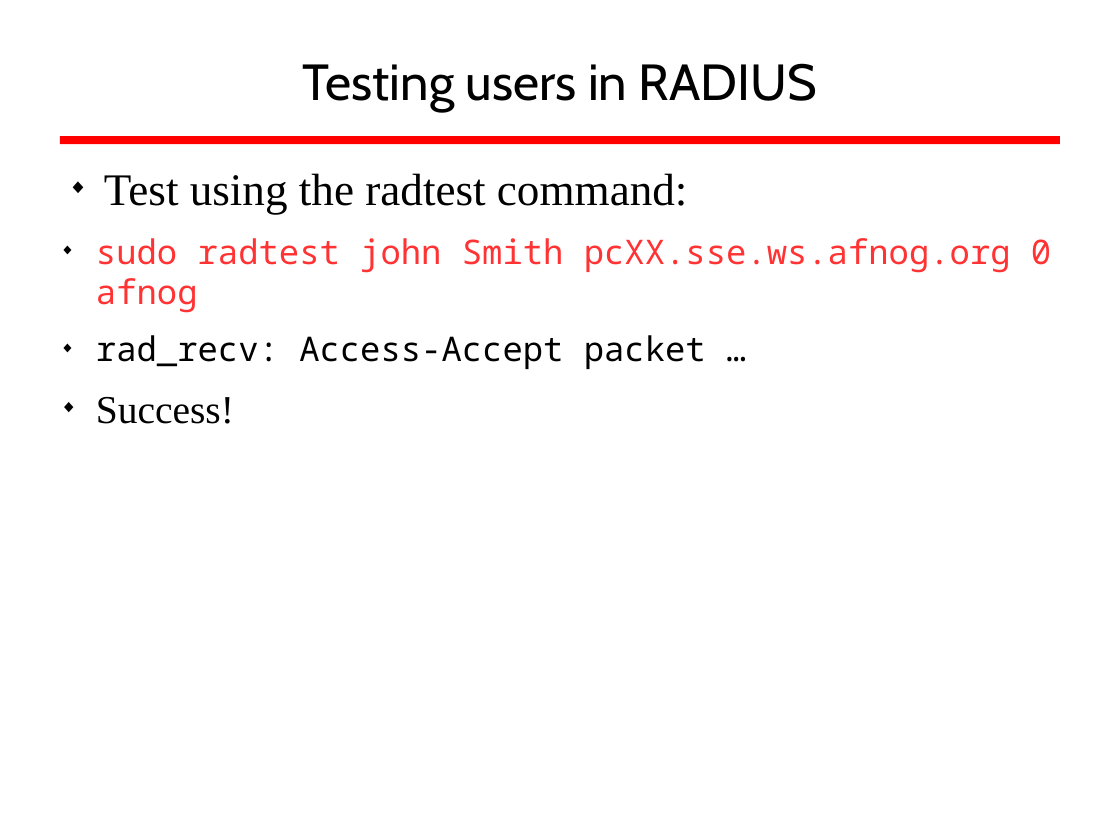
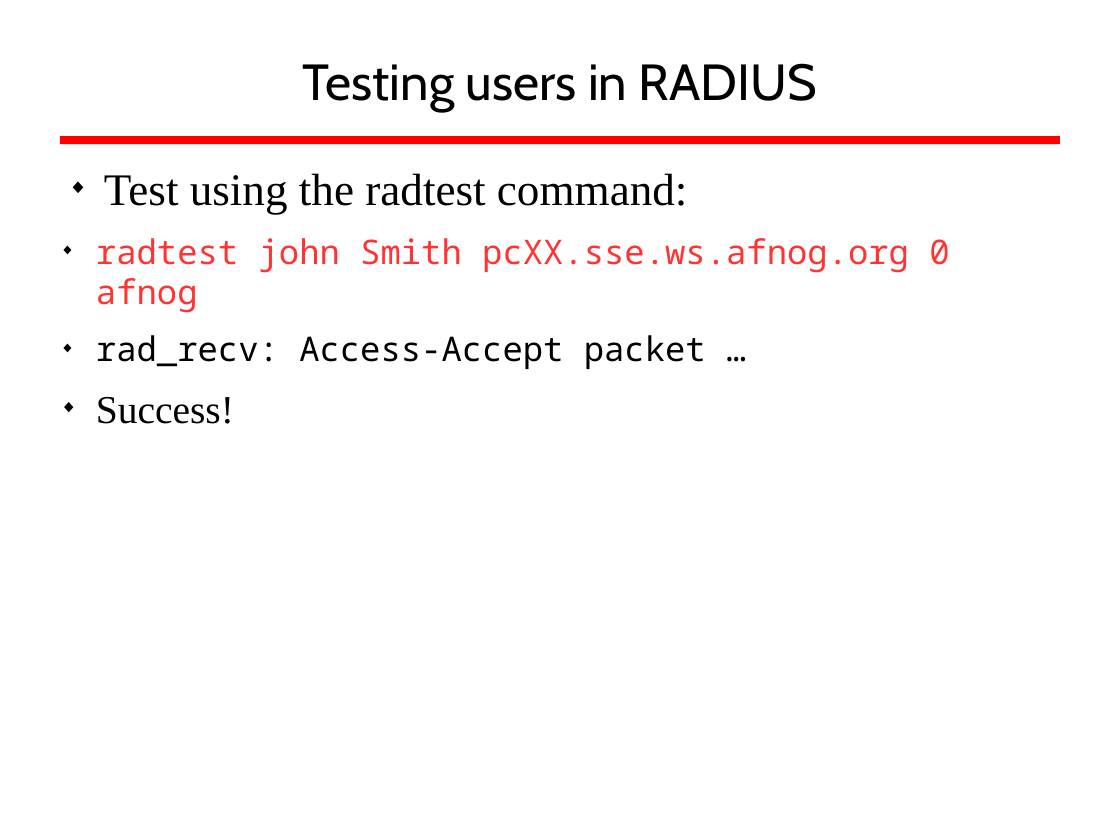
Before and after one commit to afnog/sse, a slide deck: slide 45 of radius/radius_presentation.odp. Drawn at 1120x840 pixels with LibreOffice and Linux fonts; fonts in the diff are those of the drawing; background and template pictures are left out. Boxes give left, top, right and bottom in pixels: in the first picture for what was removed or moved away, otherwise in the second. Text is boxed around its words. In the diff, an @@ line names an element or a change of style, - is before the commit and + after.

Commit message:
/ ‘radius/radius_presentation.odp’

```diff
--- a/radius/radius_presentation.odp
+++ b/radius/radius_presentation.odp
@@ text at (96,238,949,313): text changed @@
-  ◆ sudo radtest john Smith pcXX.sse.ws.afnog.org 0 afnog
+  ◆ radtest john Smith pcXX.sse.ws.afnog.org 0 afnog
```
